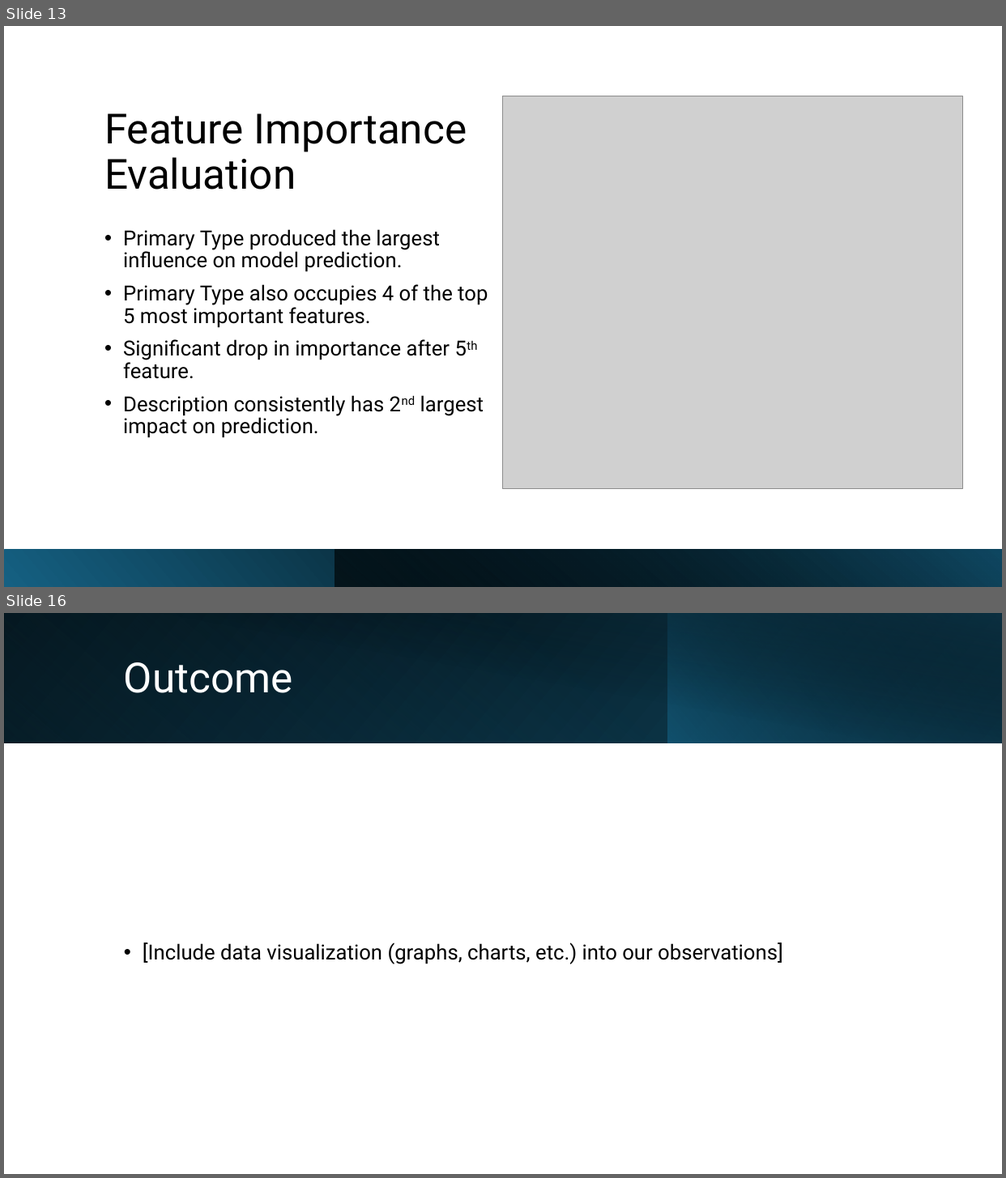
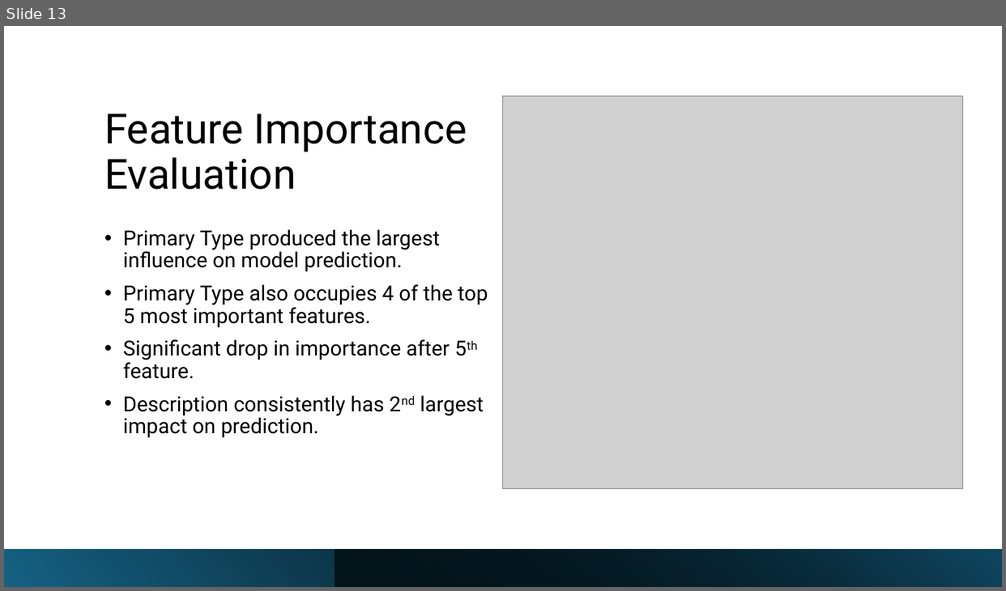
Before and after one commit to tkoche3/ISDS7075, a slide deck: ISDS 7075 Final Presentation.pptx. Shown one above the other, each under a label of ours: slides 13 and 16 before the commit, slide 13 after it; the slides between them are not shown. The pictures are 1006x1178 and 1006x591 pixels, drawn with LibreOffice and Linux fonts; fonts in the diff are those of the drawing; grey boxes stand for pictures. Boxes give left, top, right and bottom in pixels: in the first picture for what was removed or moved away, otherwise in the second. Text is boxed around its words. In the diff, an @@ line names an element or a change of style, - is before the commit and + after.

```diff
--- a/ISDS 7075 Final Presentation.pptx
+++ b/ISDS 7075 Final Presentation.pptx
@@ slide 16 removed at bbox=[4, 613, 1002, 1174], background #FFFFFF @@
@@ rectangle removed at bbox=[4, 613, 1002, 743] @@
@@ rectangle removed at bbox=[4, 613, 669, 743] @@
@@ rectangle removed at bbox=[41, 613, 1002, 744] @@
@@ rectangle removed at bbox=[668, 613, 1002, 743] @@
@@ title removed at bbox=[124, 662, 293, 693] @@
-Outcome
@@ text removed at bbox=[143, 943, 783, 965] @@
-• [Include data visualization (graphs, charts, etc.) into our observations]
```
Also in this commit, not shown: 1 slide changed, 2 slides added, 1 other slide removed, 15 other files.
